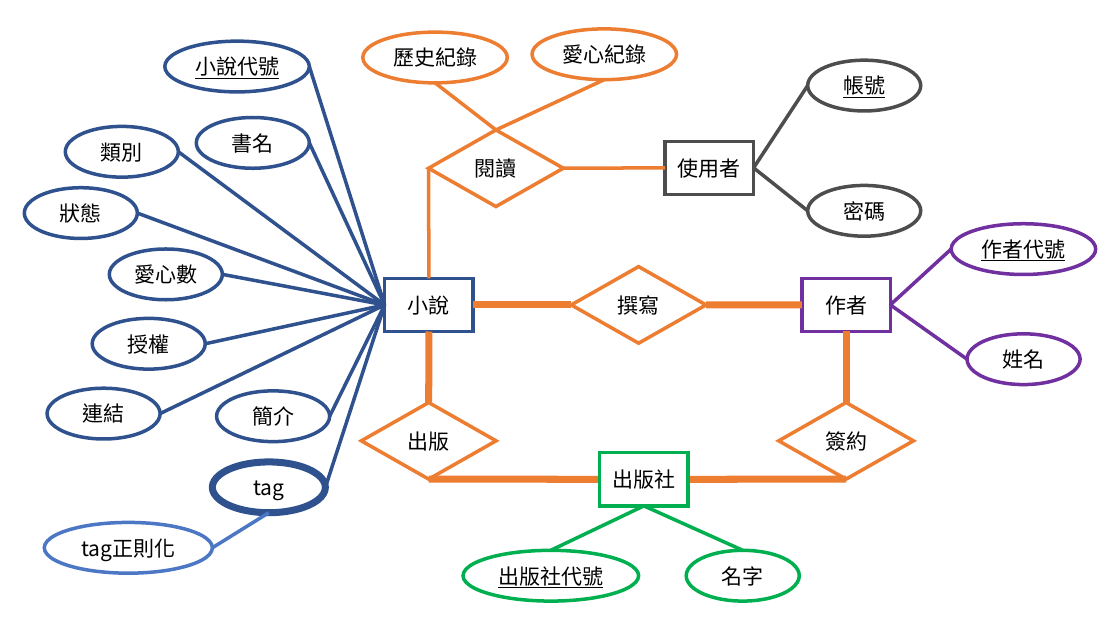
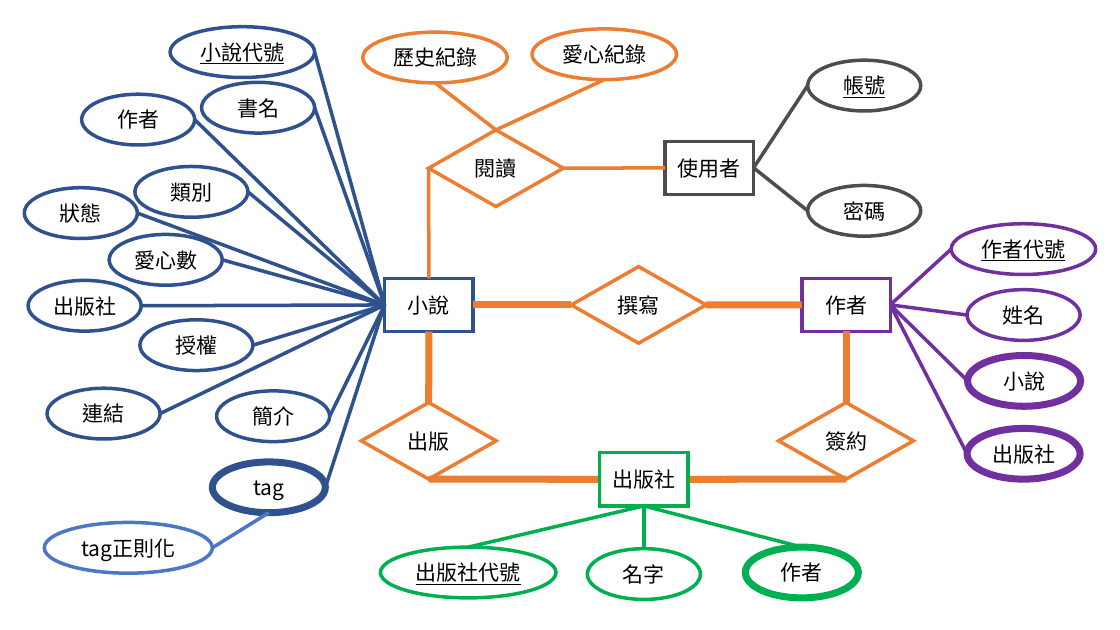
Before and after one commit to database-G9/databaseproject-G9, a slide deck: slide 1 of ER Model/ER.pptx. Drawn at 1120x630 pixels with LibreOffice and Linux fonts; fonts in the diff are those of the drawing. Boxes give left, top, right and bottom in pixels: in the first picture for what was removed or moved away, otherwise in the second. Text is boxed around its words. In the diff, an @@ line names an element or a change of style, - is before the commit and + after.

```diff
--- a/ER Model/ER.pptx
+++ b/ER Model/ER.pptx
@@ ellipse "小說代號": place and size @@
-ellipse "小說代號" at box(165, 41, 309, 92)
+ellipse "小說代號" at box(171, 27, 315, 77)
@@ line moved from (309, 66) - (385, 305) to (315, 52) - (385, 305) @@
@@ ellipse "書名": place and size @@
-ellipse "書名" at box(197, 118, 310, 168)
+ellipse "書名" at box(202, 82, 315, 133)
@@ ellipse added at box(82, 94, 195, 145), outline #2F528F 3 pt, 18 pt, text #000000 @@
+作者
@@ line added from (195, 119) to (385, 305), #2F528F 3 pt @@
@@ line moved from (309, 143) - (385, 305) to (315, 108) - (385, 305) @@
@@ ellipse "類別": place and size @@
-ellipse "類別" at box(66, 126, 179, 176)
+ellipse "類別" at box(135, 166, 249, 217)
@@ line moved from (178, 152) - (385, 305) to (248, 192) - (385, 305) @@
@@ ellipse "愛心數": place and size @@
-ellipse "愛心數" at box(109, 249, 223, 299)
+ellipse "愛心數" at box(109, 234, 223, 285)
@@ line moved from (223, 275) - (385, 305) to (223, 260) - (385, 305) @@
@@ ellipse added at box(28, 281, 141, 331), outline #2F528F 3 pt, 18 pt, text #000000 @@
+出版社
@@ ellipse "姓名": place and size @@
-ellipse "姓名" at box(967, 334, 1081, 384)
+ellipse "姓名" at box(967, 290, 1081, 340)
@@ ellipse "授權": place and size @@
-ellipse "授權" at box(92, 318, 206, 369)
+ellipse "授權" at box(140, 320, 254, 371)
@@ line added from (141, 306) to (385, 305), #2F528F 3 pt @@
@@ line moved from (205, 344) - (385, 305) to (253, 345) - (385, 305) @@
@@ line moved from (891, 305) - (967, 360) to (891, 305) - (967, 315) @@
@@ line added from (891, 305) to (968, 381), #7030A0 3 pt @@
@@ line added from (891, 305) to (967, 454), #7030A0 3 pt @@
@@ ellipse added at box(968, 355, 1081, 406), outline #7030A0 6 pt, 18 pt, text #000000 @@
+小說
@@ ellipse added at box(967, 429, 1081, 479), outline #7030A0 6 pt, 18 pt, text #000000 @@
+出版社
@@ line moved from (644, 506) - (551, 550) to (644, 506) - (468, 547) @@
@@ line moved from (644, 506) - (743, 550) to (644, 506) - (644, 549) @@
@@ line added from (644, 506) to (802, 547), #00B050 3 pt @@
@@ ellipse "出版社代號": place and size @@
-ellipse "出版社代號" at box(463, 550, 639, 601)
+ellipse "出版社代號" at box(381, 547, 556, 597)
@@ ellipse "名字": place and size @@
-ellipse "名字" at box(686, 550, 800, 601)
+ellipse "名字" at box(587, 549, 701, 599)
@@ ellipse added at box(745, 547, 859, 597), outline #00B050 6 pt, 18 pt, text #000000 @@
+作者
```
Also in this commit, not shown: 4 other files.
